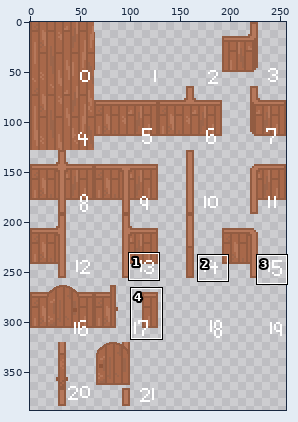
Two states of a pixel-art file, src/images/structure.aseprite. The first picture is a wide view before the edit; the outline marks the close-up.
Close-up. As it was:
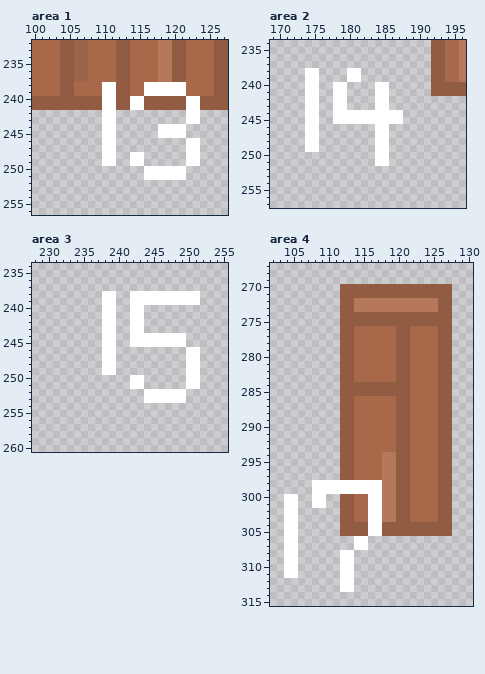
256x512 pixels, 1 frame. Colours within 5 levels of each other are drawn and written as one. Shown: area 1: x 100..127, y 232..256; area 2: x 169..196, y 234..257; area 3: x 228..255, y 234..260; area 4: x 102..130, y 267..315. The wide view leaves out empty margins. The commit also changed other parts of the picture, which this record leaves out.
After:
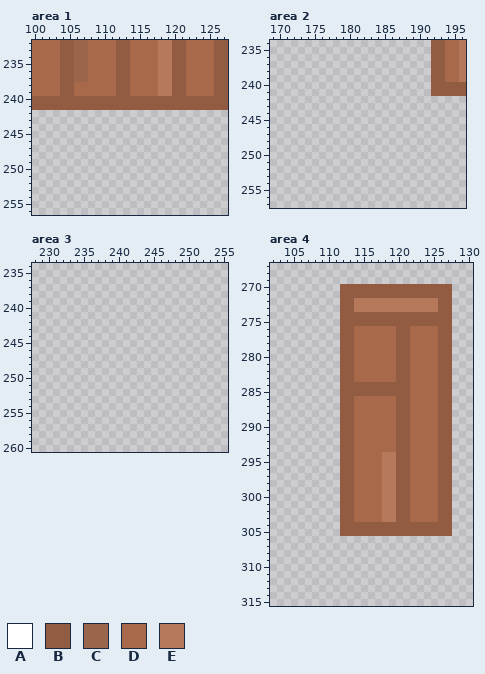
Palette (. is transparent): A #ffffff  B #925c42  C #9b654b  D #a8684a  E #b6785b
Changes in this commit:
layer "count" now hidden
Area 1:
Colour B replaces colour A in rows 238 to 239 at x 120 to 121; in rows 240 to 241 at x 110 to 111, 114 to 115 and 122 to 123.
Colour D replaces colour A in rows 238 to 239 at x 110 to 111 and 116 to 117.
Colour E replaces colour A in rows 238 to 239 at x 118 to 119.
Colour A is gone in rows 242 to 243 at x 110 to 111 and 122 to 123; in rows 244 to 245 at x 110 to 111 and 118 to 121; in rows 246 to 247 at x 110 to 111 and 122 to 123; in rows 248 to 249 at x 110 to 111, 114 to 115 and 122 to 123; in rows 250 to 251 at x 116 to 121.
Area 2:
Colour A is gone in rows 238 to 239 at x 174 to 175 and 180 to 181; in rows 240 to 243 at x 174 to 175, 178 to 179 and 184 to 185; in rows 244 to 245 at x 174 to 175 and 178 to 187; in rows 246 to 249 at x 174 to 175 and 184 to 185; in rows 250 to 251 at x 184 to 185.
Area 3:
Colour A is gone in rows 238 to 239 at x 238 to 239 and 242 to 251; in rows 240 to 243 at x 238 to 239 and 242 to 243; in rows 244 to 245 at x 238 to 239 and 242 to 249; in rows 246 to 249 at x 238 to 239 and 250 to 251; in rows 250 to 251 at x 242 to 243 and 250 to 251; in rows 252 to 253 at x 244 to 249.
Area 4:
Colour B replaces colour A in rows 298 to 299 at x 112 to 113; in rows 304 to 305 at x 116 to 117.
Colour D replaces colour A in rows 298 to 299 at x 114 to 117; in rows 300 to 303 at x 116 to 117.
Colour A is gone in rows 298 to 299 at x 108 to 111; in rows 300 to 301 at x 104 to 105 and 108 to 109; in rows 302 to 305 at x 104 to 105; in rows 306 to 307 at x 104 to 105 and 114 to 115; in rows 308 to 311 at x 104 to 105 and 112 to 113; in rows 312 to 313 at x 112 to 113.
